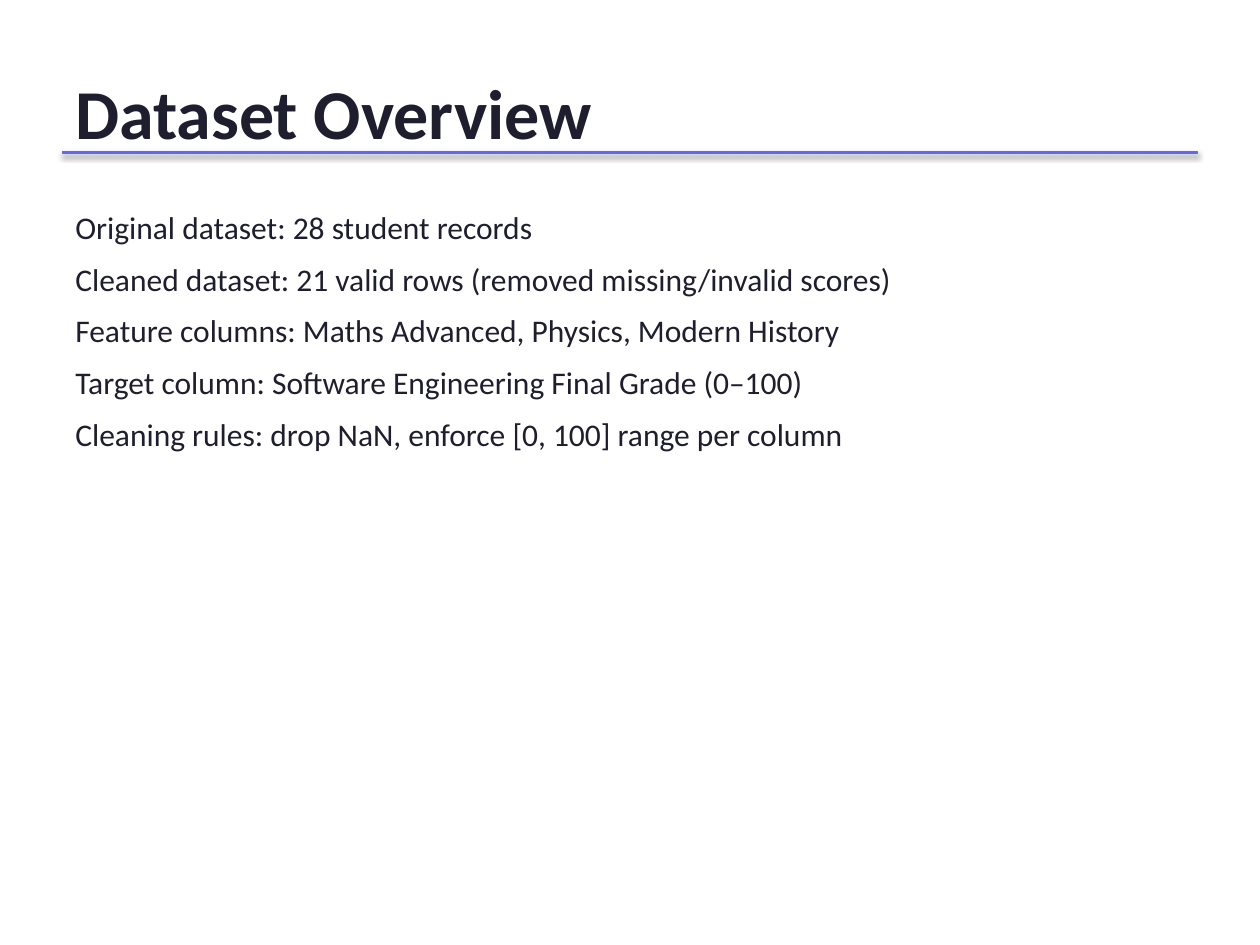
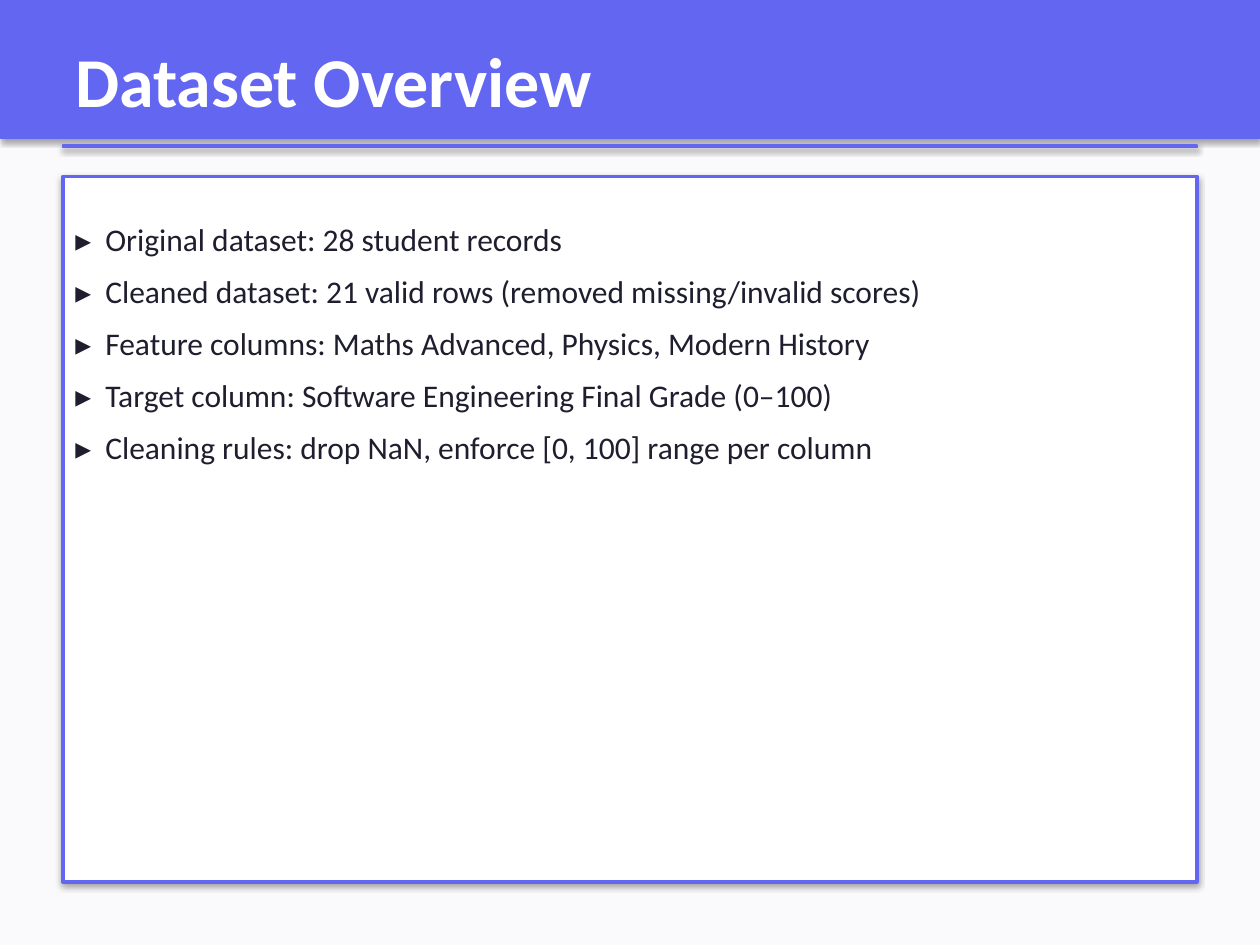
Before and after one commit to CatSolo05/Automation_assesment_task3, a slide deck: slide 3 of Academic Predictor Presentation.pptx. Drawn at 1260x945 pixels with LibreOffice and Linux fonts; fonts in the diff are those of the drawing. Boxes give left, top, right and bottom in pixels: in the first picture for what was removed or moved away, otherwise in the second. Text is boxed around its words. In the diff, an @@ line names an element or a change of style, - is before the commit and + after.

Commit message:
Add enhanced formatting: colored backgrounds, shapes, content windows, and styling

```diff
--- a/Academic Predictor Presentation.pptx
+++ b/Academic Predictor Presentation.pptx
@@ rectangle: place and size @@
-rectangle at (63, 151, 1197, 154)
+rectangle at (0, 0, 1260, 139)
@@ rectangle added at (0, 0, 1260, 945), fill #FAFAFC, outline #FAFAFC 0.75 pt @@
@@ text "Dataset Overview": place and size @@
-text "Dataset Overview" at (75, 90, 592, 156)
+text "Dataset Overview" at (75, 58, 592, 108)
@@ text "Dataset Overview" at (75, 58, 592, 108): text colour #1E1E2E to #FFFFFF @@
@@ rectangle added at (63, 145, 1197, 147), fill #6366F1, outline #6366F1 0.75 pt @@
@@ rectangle added at (63, 176, 1197, 882), fill #FFFFFF, outline #6366F1 2 pt @@
@@ text at (105, 229, 920, 465): text changed @@
-Original dataset: 28 student records
-Cleaned dataset: 21 valid rows (removed missing/invalid scores)
-Feature columns: Maths Advanced, Physics, Modern History
-Target column: Software Engineering Final Grade (0–100)
-Cleaning rules: drop NaN, enforce [0, 100] range per column
+▸ Original dataset: 28 student records
+▸ Cleaned dataset: 21 valid rows (removed missing/invalid scores)
+▸ Feature columns: Maths Advanced, Physics, Modern History
+▸ Target column: Software Engineering Final Grade (0–100)
+▸ Cleaning rules: drop NaN, enforce [0, 100] range per column
```
Also in this commit, not shown: 6 other slides changed.
